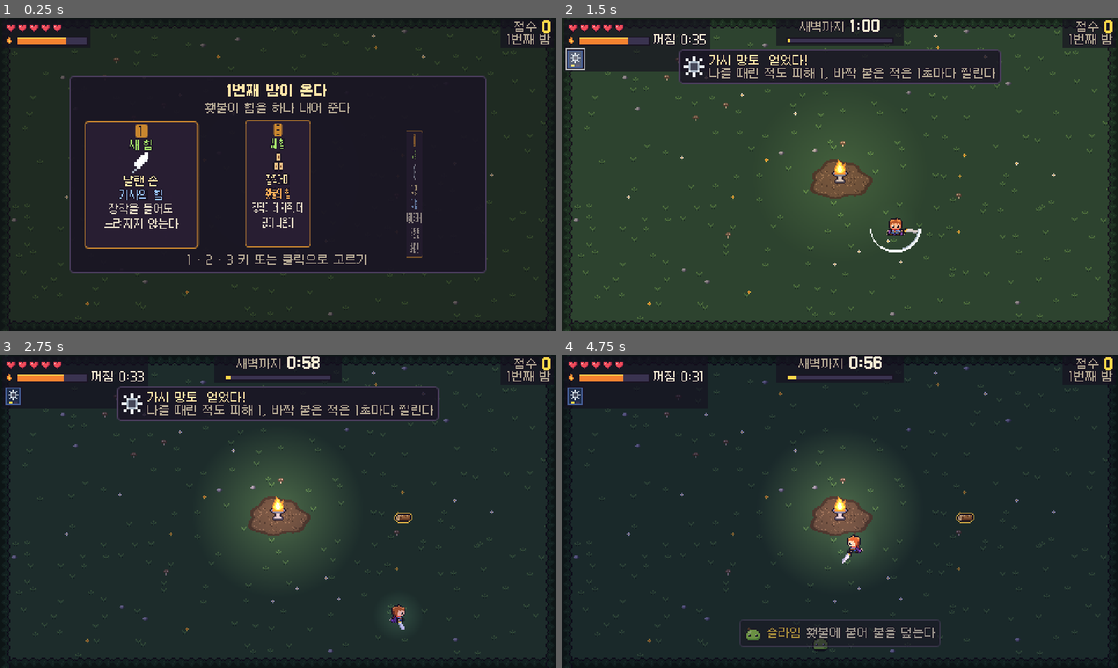
Above: before the commit, frames 1-4 (two rows, left to right).
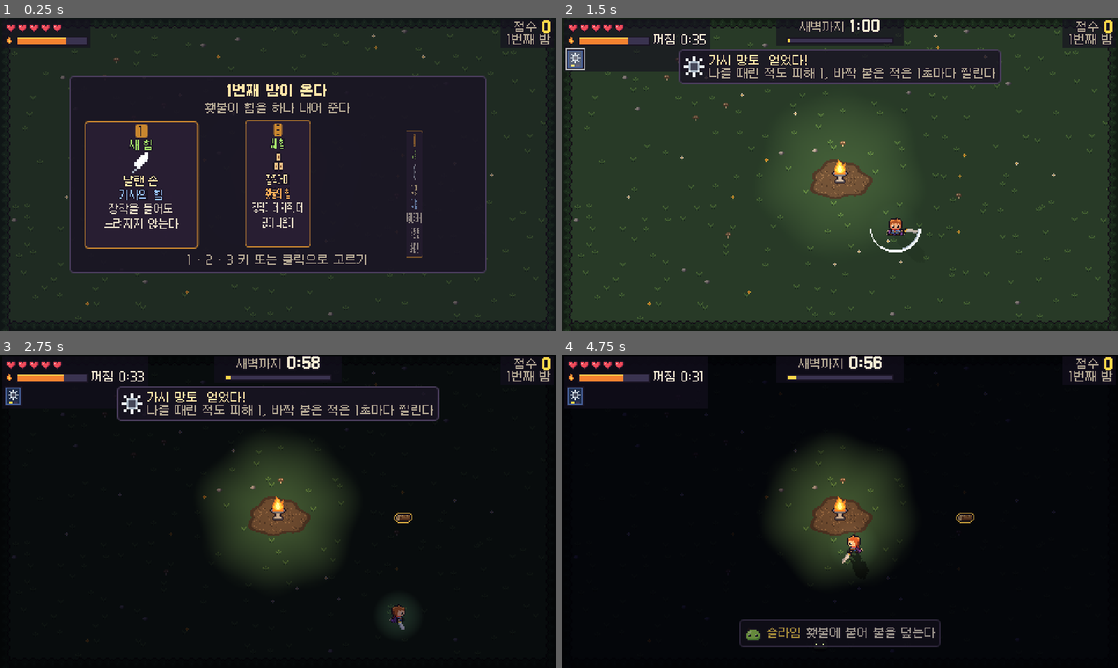
Above: after the commit, the same moments.

Repository: KHWook/2dgame1
Game: Godot game, scene res://src/main.tscn
Same seed, same stepped clock (60 frames per second), same inputs: the game is played once before the commit and once after it.
Inputs (mouse positions are in pixels of both pictures, inside the frame that each line leads up to):
- Up to frame 1 (0.25 s): no input
- Up to frame 2 (1.5 s): move the mouse to (962, 158) at 0.52 s; hold Right 0.53-1.28 s; tap X at 0.6 s; click (962, 158) at 0.67 s; tap Space at 0.77 s; move the mouse to (728, 190) at 1.27 s; hold Down from 1.28 s (still down); tap J at 1.35 s
- Up to frame 3 (2.75 s): tap Space at 1.52 s; move the mouse to (333, 442) at 2.02 s; release Down at 2.03 s; hold Right from 2.03 s (still down); tap Shift at 2.1 s
- Up to frame 4 (4.75 s): move the mouse to (812, 574) at 2.77 s; release Right at 2.78 s; hold Up 2.78-3.53 s; tap K at 2.85 s; click (812, 574) at 2.92 s; tap Space at 3.02, 3.77, 4.52 s; move the mouse to (1006, 558) at 3.52 s; hold Left from 3.53 s (still down); tap 1 at 3.6 s; move the mouse to (673, 464) at 4.27 s; tap 2 at 4.35 s

The runs differ from the first frame. In frame 2, 0.1% of the frame differs, in the area x 11-89%, y 5-92%; in frame 3, 71%; in frame 4, 80%, in the area x 0-100%, y 0-100%.

Commit message:
Deepen the night: near-black dark, eyes in the dark, long shadows from the torch
The night colour drops to near black, the torch's light gets a wavering
edge of tongues that never reaches past the radius the rules use, enemies
outside the light show only their eyes, and what stands in the light
throws a long shadow away from the torch. Drawing only: the simulation
and the golden replay are unchanged. A2 now requires every enemy kind to
have something that shows in the dark.

Co-Authored-By: Claude Fable 5.2 <noreply@anthropic.com>
Claude-Session: https://claude.ai/code/session_01FjPTzi6UvarnU9SLM45neA

Diff:
--- a/src/art/looks.gd
+++ b/src/art/looks.gd
@@ -15,19 +15,21 @@
 ## flies: painted above everything that stands, bobbing. turns: mirrored when it heads left. bits: PALETTE keys of
 ## the pixels that fly off it when it is hit. glow: a sprite painted over it that the night does not dim.
 ## dark_glow: the same, painted only while it is outside the torch's light, with a streak behind it (a kind with
-## dark_speed_mult in its row, so you see where it is faster).
+## dark_speed_mult in its row, so you see where it is faster). in_dark: [PALETTE key, PALETTE key]: the pixels of its
+## own sprite drawn with the first key (its eyes) show in the second colour while it is outside the light, where the
+## night is too dark to see the rest of it. A kind with a glow or a dark_glow needs none.
 const DEFAULT := {
 	"steps": 12, "anchor": Vector2(8.0, 10.0), "shadow": "shadow", "shadow_at": Vector2(-6.0, 1.0),
-	"flies": false, "turns": false, "bits": ["W", "a", "A"], "glow": "", "dark_glow": "",
+	"flies": false, "turns": false, "bits": ["W", "a", "A"], "glow": "", "dark_glow": "", "in_dark": [],
 }
 const ENEMIES := {
-	"slime": { "steps": 14, "bits": ["h", "g", "G"] },
+	"slime": { "steps": 14, "bits": ["h", "g", "G"], "in_dark": ["W", "h"] },
 	"bat": { "steps": 5, "anchor": Vector2(8.0, 11.0), "shadow": "shadow_small", "shadow_at": Vector2(-4.0, 4.0), "flies": true, "bits": ["p", "P", "q"], "dark_glow": "bat_eyes" },
 	"shade": { "steps": 14, "bits": ["7", "8", "l"], "glow": "shade_eyes" },
-	"big_slime": { "steps": 18, "anchor": Vector2(12.0, 13.0), "shadow": "shadow_big", "shadow_at": Vector2(-10.0, 2.0), "bits": ["h", "G", "j"] },
-	"thief": { "steps": 6, "turns": true, "bits": ["o", "O", "n"] },
-	"boar": { "steps": 7, "turns": true, "bits": ["b", "B", "S"] },
-	"slime_king": { "steps": 20, "anchor": Vector2(16.0, 17.0), "shadow": "shadow_huge", "shadow_at": Vector2(-14.0, 5.0), "bits": ["h", "g", "Y"] },
+	"big_slime": { "steps": 18, "anchor": Vector2(12.0, 13.0), "shadow": "shadow_big", "shadow_at": Vector2(-10.0, 2.0), "bits": ["h", "G", "j"], "in_dark": ["W", "h"] },
+	"thief": { "steps": 6, "turns": true, "bits": ["o", "O", "n"], "in_dark": ["W", "y"] },
+	"boar": { "steps": 7, "turns": true, "bits": ["b", "B", "S"], "in_dark": ["i", "i"] },
+	"slime_king": { "steps": 20, "anchor": Vector2(16.0, 17.0), "shadow": "shadow_huge", "shadow_at": Vector2(-14.0, 5.0), "bits": ["h", "g", "Y"], "in_dark": ["W", "h"] },
 	"shade_lord": { "steps": 16, "anchor": Vector2(12.0, 14.0), "shadow": "shadow_big", "shadow_at": Vector2(-10.0, 6.0), "bits": ["7", "8", "Y"], "glow": "shade_lord_eyes" },
 }
 
@@ -70,8 +72,8 @@
 	return FRAMES[(steps / enemy(kind).steps + offset) % 2] % kind
 
 
-## Rule A2: messages for every sprite the rules' data asks for by name that is not drawn, and for every enemy kind
-## that has no hint.
+## Rule A2: messages for every sprite the rules' data asks for by name that is not drawn, for every enemy kind
+## that has no hint, and for every enemy kind that would not show at all out in the dark.
 static func problems() -> Array:
 	var wanted := []
 	var out := []
@@ -85,9 +87,40 @@
 				wanted.append(g)
 		if Config.ENEMY_TYPES[kind].get("dark_speed_mult", 1.0) > 1.0 and look.dark_glow == "":
 			out.append("Enemy kind '%s' is faster in the dark but does not show it. Fix: give it a dark_glow in ENEMIES in src/art/looks.gd." % kind)
+		var frames := [FRAMES[0] % kind, FRAMES[1] % kind]
+		if Sprites.missing(frames).is_empty():
+			out.append_array(dark_problems(kind, look, frames.map(func(f): return Sprites.rows(f))))
 	for id in Config.UPGRADES:
 		wanted.append(ICON % id)
 	for id in TORCH_SIDE:
 		if not Config.UPGRADES.has(id):
 			out.append("TORCH_SIDE names '%s', which is not an upgrade. Fix: remove it from TORCH_SIDE in src/art/looks.gd." % id)
 	return out + Sprites.missing(wanted)
+
+
+## What is wrong with how one enemy kind shows outside the light, given the grids of its frames: the night is nearly
+## black there, so it needs a glow, a dark_glow, or in_dark pixels that are on every frame.
+static func dark_problems(kind: String, look: Dictionary, frames: Array) -> Array:
+	if look.glow != "" or look.dark_glow != "":
+		return []
+	if look.in_dark.size() != 2:
+		return ["Enemy kind '%s' cannot be seen in the dark. Fix: give it in_dark (the PALETTE key of its eyes, then of the colour they glow), a glow or a dark_glow in ENEMIES in src/art/looks.gd." % kind]
+	for grid in frames:
+		if not grid.any(func(row): return look.in_dark[0] in row):
+			return ["Enemy kind '%s' has a frame with no '%s' pixel, so it vanishes in the dark on that frame. Fix: draw its eyes with that key on both frames, or change in_dark in src/art/looks.gd." % [kind, look.in_dark[0]]]
+	return []
+
+
+## A2's dark rule checks itself (G4).
+static func selftest() -> Array:
+	var fails := []
+	var blind: Dictionary = DEFAULT.duplicate()
+	var eyed: Dictionary = DEFAULT.duplicate()
+	eyed.in_dark = ["W", "h"]
+	if dark_problems("x", blind, [["kW"]]).is_empty():
+		fails.append("[A2] missed an enemy with nothing to show in the dark")
+	if dark_problems("x", eyed, [["kW"], ["kk"]]).is_empty():
+		fails.append("[A2] missed a frame without its in_dark pixels")
+	if not dark_problems("x", eyed, [["kW"], ["Wk"]]).is_empty():
+		fails.append("[A2] flagged an enemy whose eyes show on both frames")
+	return fails
--- a/src/art/painter.gd
+++ b/src/art/painter.gd
@@ -13,7 +13,7 @@
 
 const VIEW: Vector2 = Config.VIEW
 const GROUND := Color("#33523b")
-const NIGHT := Color("#8580b8")
+const NIGHT := Color("#15132a") # what the night leaves of every colour out of the light: next to nothing
 const DAWN := Color("#ffe9cf")
 const DAWN_FROM := 0.85 # the sky starts to lighten at this share of the night
 const DUSK_TIME := 2.5 # seconds the day takes to fade once a night begins
@@ -133,6 +133,22 @@
 const DARK_STREAK_GAP := 3.0
 const DARK_STREAK_FADE := 0.7
 
+## The torch's light, as main.gd's lights show it: full at the torch and falling away to nothing at the edge, which is
+## exactly world.light_radius() out at its furthest. The edge is a ring of tongues, and two such rings turn against
+## each other, so it wavers like a flame without ever reaching past the radius the rules use. The whole light also
+## flickers a little.
+const LIGHT_SIZE := 128 # pixels across the light's picture
+const LIGHT_FALL := 2.0 # how late the light falls off toward its edge: 1 is a straight slope
+const LIGHT_RINGS := [[5, 0.45], [7, -0.3]] # [tongues round the edge, radians per second the ring turns]
+const LIGHT_LICK := 0.1 # how far in from the radius the edge dips between two tongues, as a share of it
+const LIGHT_FLICKER := [[0.37, 0.04], [0.83, 0.03]] # [radians per step, share of the brightness] added up
+## What stands in the light throws a long shadow away from the torch: its own shape laid on the ground from its
+## feet, longer the further out it stands, gone at the edge of the light, where everything is dark anyway.
+const CAST := Color(0.02, 0.01, 0.06, 0.5)
+const CAST_LENGTH := [0.9, 2.4] # times the thing's height: at the torch, at the edge of the light
+const CAST_FADE := [0.75, 1.1] # it fades out between these shares of the light's radius
+const CAST_NEAR := 6.0 # pixels: closer to the torch than this the shadow has no direction, so none is thrown
+
 ## A boss's pattern, warned before it strikes (src/sim/enemy.gd). The slime king's marked landing: a ring at the shock
 ## that fills in as the landing nears, blinking, with the king crouched and flashing while it waits and lifted off
 ## its shadow in the air. The shade lord, about to rush, flashes and lays a dashed line from itself to the torch.
@@ -233,6 +249,31 @@
 	return NIGHT.lerp(DAWN, daylight(w))
 
 
+## The picture of a light: a round one, or with tongues round its edge that dip in by lick (a share of the radius).
+static func light_image(tongues := 0, lick := 0.0) -> Image:
+	var img := Image.create_empty(LIGHT_SIZE, LIGHT_SIZE, false, Image.FORMAT_RGBA8)
+	var mid := Vector2(LIGHT_SIZE, LIGHT_SIZE) / 2.0
+	for y in LIGHT_SIZE:
+		for x in LIGHT_SIZE:
+			var d := (Vector2(x, y) + Vector2(0.5, 0.5) - mid) / mid
+			var edge := 1.0 - lick * (0.5 + 0.5 * sin(d.angle() * tongues))
+			img.set_pixel(x, y, Color(1.0, 1.0, 1.0, 1.0 - pow(minf(d.length() / edge, 1.0), LIGHT_FALL)))
+	return img
+
+
+## How far ring i of the torch's light has turned by now, in radians.
+static func light_turn(w, i: int) -> float:
+	return w.steps * Config.STEP * LIGHT_RINGS[i][1]
+
+
+## How bright the flame is on this step, around 1.
+static func flicker(w) -> float:
+	var out := 1.0
+	for f in LIGHT_FLICKER:
+		out += sin(w.steps * f[0]) * f[1]
+	return out
+
+
 func paint(c: CanvasItem, w) -> void:
 	c.draw_rect(Rect2(Vector2.ZERO, VIEW).grow(Juice.MARGIN), Sprites.PALETTE["u"]) # the hedge goes on past the view, for a shake
 	c.draw_rect(Rect2(Vector2.ZERO, VIEW), GROUND)
@@ -270,6 +311,9 @@
 			c.draw_texture(Sprites.texture(look.glow), at.round())
 		if look.dark_glow != "" and not w.in_light(e.pos):
 			_dark_glow(c, e, Sprites.texture(look.dark_glow), at)
+		if not look.in_dark.is_empty() and not w.in_light(e.pos): # its eyes, on the frame and facing it is drawn in
+			var eyes := Sprites.only(Looks.frame(e.kind, w.steps, i), look.in_dark[0], _turned(e, look))
+			c.draw_texture(eyes, (at + _paw(w, e)).round(), Color(Sprites.PALETTE[look.in_dark[1]], 1.0 - daylight(w)))
 		if e.move == "rest":
 			var stars := Sprites.texture("dazed", (w.steps / DAZED_STEPS) % 2 == 1)
 			c.draw_texture(stars, (e.pos + DAZED_AT).round())
@@ -472,11 +516,33 @@
 
 
 func _shadows(c: CanvasItem, w) -> void:
-	for e in w.enemies:
+	for i in w.enemies.size():
+		var e = w.enemies[i]
 		var look := Looks.enemy(e.kind)
 		c.draw_texture(Sprites.texture(look.shadow), (e.pos + look.shadow_at).round())
+		if not look.flies and e.move != "air":
+			_cast(c, w, Looks.frame(e.kind, w.steps, i), _turned(e, look), e.pos, look.anchor)
 	if _keeper_shows(w) and not w.player.dead:
 		c.draw_texture(Sprites.texture("shadow"), (w.player.pos + SHADOW).round())
+		var keeper := _keeper(w)
+		_cast(c, w, keeper[0], keeper[1], w.player.pos, BODY)
+
+
+## The long shadow the torch throws behind one standing thing: its sprite, dark, turned to lie away from the torch
+## with its feet where they are drawn. anchor is the pixel of the sprite that sits on pos.
+func _cast(c: CanvasItem, w, sprite: String, flip: bool, pos: Vector2, anchor: Vector2) -> void:
+	var from: Vector2 = pos - T.pos
+	var share: float = from.length() / w.light_radius()
+	var alpha: float = CAST.a * (1.0 - daylight(w)) * (1.0 - smoothstep(CAST_FADE[0], CAST_FADE[1], share))
+	if w.fuel <= 0.0 or alpha <= 0.0 or from.length() < CAST_NEAR:
+		return
+	var away := from.normalized()
+	var length: float = lerpf(CAST_LENGTH[0], CAST_LENGTH[1], clampf(share, 0.0, 1.0))
+	var foot := float(Sprites.foot(sprite))
+	var feet := pos + Vector2(0.0, foot - 1.0 - anchor.y)
+	c.draw_set_transform_matrix(Transform2D(away.rotated(PI / 2.0), -away * length, feet.round()))
+	c.draw_texture(Sprites.texture(sprite, flip), Vector2(-anchor.x, -foot), Color(CAST, alpha))
+	c.draw_set_transform_matrix(Transform2D.IDENTITY)
 
 
 ## The ember ring upgrade: embers on the ground around the torch at the distance it burns, flaring each time it does.
@@ -529,8 +595,7 @@
 		if look.flies:
 			continue
 		var white: bool = e.flash > 0.0 or (e.move == "warn" and (w.steps / MARK_BLINK_STEPS) % 2 == 0)
-		var heading: Vector2 = e.aim if e.move in ["warn", "charge", "rest"] else e.vel
-		_put(out, e.pos.y + 4.0, Looks.frame(e.kind, w.steps, i), e.pos + _lift(e) + _paw(w, e), look.anchor, look.turns and heading.x < 0.0, white, _tint(w, e, warms))
+		_put(out, e.pos.y + 4.0, Looks.frame(e.kind, w.steps, i), e.pos + _lift(e) + _paw(w, e), look.anchor, _turned(e, look), white, _tint(w, e, warms))
 		if e.carrying:
 			_put(out, e.pos.y + 4.1, "log", e.pos + THIEF_CARRY, LOG_ANCHOR)
 	if p.dead:
@@ -550,6 +615,12 @@
 			var behind: bool = sin(_blade(w)[1]) < BEHIND
 			out.append([p.pos.y + (4.9 if behind else 5.2), null]) # the sword: paint() draws it at this depth
 	return out
+
+
+## Whether an enemy is drawn mirrored: one that turns, heading left (or lined up that way to charge).
+static func _turned(e, look: Dictionary) -> bool:
+	var heading: Vector2 = e.aim if e.move in ["warn", "charge", "rest"] else e.vel
+	return look.turns and heading.x < 0.0
 
 
 ## How far a leaping boss is lifted off the ground (and off its shadow) right now.
--- a/src/art/sprites.gd
+++ b/src/art/sprites.gd
@@ -1080,6 +1080,32 @@
 	return _textures[key]
 
 
+## Only the pixels of a sprite drawn with one PALETTE key, in white: the painter tints them and draws them where the
+## night does not dim them, so the eyes of a thing out in the dark still show, on whichever frame it is.
+static func only(sprite: String, key: String, flip := false) -> Texture2D:
+	var id := "%s#%s%s" % [sprite, key, "<" if flip else ""]
+	if not _textures.has(id):
+		var grid := rows(sprite)
+		var img := Image.create_empty(grid[0].length(), grid.size(), false, Image.FORMAT_RGBA8)
+		for y in grid.size():
+			for x in grid[y].length():
+				if grid[y][x] == key:
+					img.set_pixel(x, y, Color.WHITE)
+		if flip:
+			img.flip_x()
+		_textures[id] = ImageTexture.create_from_image(img)
+	return _textures[id]
+
+
+## How many rows down a sprite's lowest drawn pixel is, plus one: where it stands on the ground.
+static func foot(sprite: String) -> int:
+	var grid := rows(sprite)
+	for y in range(grid.size() - 1, -1, -1):
+		if grid[y].count(".") < grid[y].length():
+			return y + 1
+	return grid.size()
+
+
 static func _solid(img: Image, x: int, y: int) -> bool:
 	return x >= 0 and y >= 0 and x < img.get_width() and y < img.get_height() and img.get_pixel(x, y).a > 0.5
 
--- a/src/main.gd
+++ b/src/main.gd
@@ -23,11 +23,11 @@
 const PAUSE_KEYS := [KEY_P, KEY_ESCAPE]
 const SFX_DB := -12.0 # how loud the sound effects play: under the player's own music, if any
 const TORCH_LIGHT := Color("#ffcf8a")
-const TORCH_ENERGY := 1.0
+const TORCH_ENERGY := 1.25 # the night is nearly black, so what you see by is all the torch's
 const DAY_ENERGY := 0.3 # the torch still glows a little once the sun is up
 const FLARE_ENERGY := 0.5 # how much brighter the torch burns for a moment when it is fed
 const KEEPER_ENERGY := 0.45 # the keeper's own small glow, so you can see yourself out in the dark
-const KEEPER_GLOW := 0.35 # its size, as a scale of the 128px glow texture
+const KEEPER_GLOW := 0.35 # its size, as a scale of the light's picture (Painter.LIGHT_SIZE)
 const BOT_LOOKS := 90 # steps a demo bot leaves an offer on screen before it picks, so a person watching can read it
 
 var world
@@ -41,7 +41,7 @@
 var ui # src/ui.gd: every word on screen, and the offer cards
 var records # src/records.gd: the best runs on disk
 var seed_value := 1
-var torch_light: PointLight2D
+var torch_lights: Array = [] # one PointLight2D per ring of tongues (Painter.LIGHT_RINGS), turning against each other
 var juice # src/art/juice.gd: hit-stop, shake, and which sounds the last step made
 var sfx := {} # sound name -> its AudioStreamPlayer
 var paused := false
@@ -74,21 +74,14 @@
 		sfx[name] = player
 	sky = CanvasModulate.new()
 	add_child(sky)
-	var glow := GradientTexture2D.new()
-	glow.fill = GradientTexture2D.FILL_RADIAL
-	glow.fill_from = Vector2(0.5, 0.5)
-	glow.fill_to = Vector2(1.0, 0.5)
-	glow.width = 128
-	glow.height = 128
-	var g := Gradient.new()
-	g.set_color(0, Color.WHITE)
-	g.set_color(1, Color(1, 1, 1, 0))
-	glow.gradient = g
-	torch_light = PointLight2D.new()
-	torch_light.texture = glow
-	torch_light.color = TORCH_LIGHT
-	torch_light.position = Config.TORCH.pos
-	add_child(torch_light)
+	for ring in Painter.LIGHT_RINGS:
+		var light := PointLight2D.new()
+		light.texture = ImageTexture.create_from_image(Painter.light_image(ring[0], Painter.LIGHT_LICK))
+		light.color = TORCH_LIGHT
+		light.position = Config.TORCH.pos
+		add_child(light)
+		torch_lights.append(light)
+	var glow := ImageTexture.create_from_image(Painter.light_image())
 	player_light = PointLight2D.new()
 	player_light.texture = glow
 	player_light.texture_scale = KEEPER_GLOW
@@ -158,8 +151,11 @@
 	overlay.queue_redraw() # the ui's dim, flights and flashes move on real time, also while the world is not stepped
 	var day: float = painter.daylight(world)
 	sky.color = painter.sky(world)
-	torch_light.texture_scale = world.light_radius() * 2.0 / 128.0
-	torch_light.energy = lerpf(TORCH_ENERGY, DAY_ENERGY, day) * (1.0 + FLARE_ENERGY * painter.flare()) if world.fuel > 0.0 else 0.0
+	var energy: float = lerpf(TORCH_ENERGY, DAY_ENERGY, day) * (Painter.flicker(world) + FLARE_ENERGY * painter.flare()) if world.fuel > 0.0 else 0.0
+	for i in torch_lights.size(): # together as bright as one light; where only one ring's tongue reaches, half
+		torch_lights[i].texture_scale = world.light_radius() * 2.0 / Painter.LIGHT_SIZE
+		torch_lights[i].rotation = Painter.light_turn(world, i)
+		torch_lights[i].energy = energy / torch_lights.size()
 	# The keeper's glow fades where the torch already lights them, so the two never add up to a white blot.
 	var from_torch: float = world.player.pos.distance_to(Config.TORCH.pos) / world.light_radius()
 	player_light.energy = KEEPER_ENERGY * (1.0 - day) * (clampf(from_torch, 0.0, 1.0) if world.fuel > 0.0 else 1.0)
--- a/tools/verify.gd
+++ b/tools/verify.gd
@@ -31,7 +31,7 @@
 		print("check: all rules pass (selftest ok)")
 	else:
 		failed = true
-	var art: Array = Sprites.problems() + Looks.problems() + Sprites.selftest()
+	var art: Array = Sprites.problems() + Looks.problems() + Sprites.selftest() + Looks.selftest()
 	for line in art:
 		printerr("art: " + line)
 	if art.is_empty():
Binary file added: docs/shots/dark-before-after.png
Not shown, changed: docs/DECISIONS.md
Not shown, changed: docs/PRINCIPLES.md
